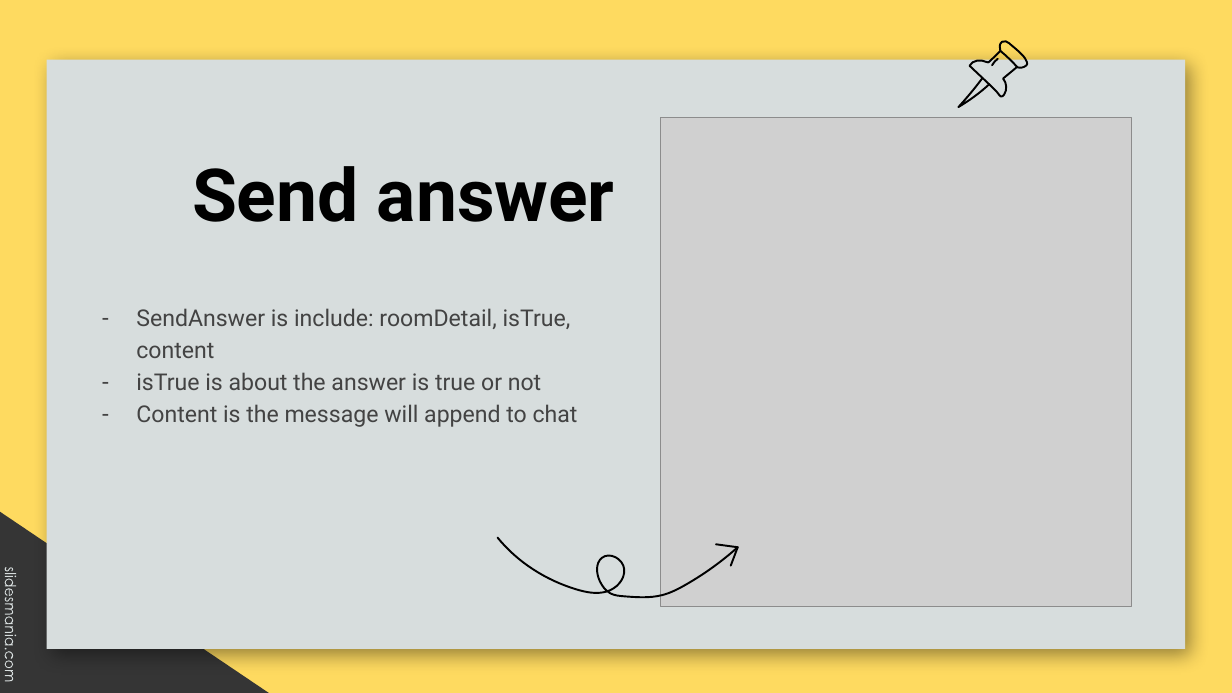
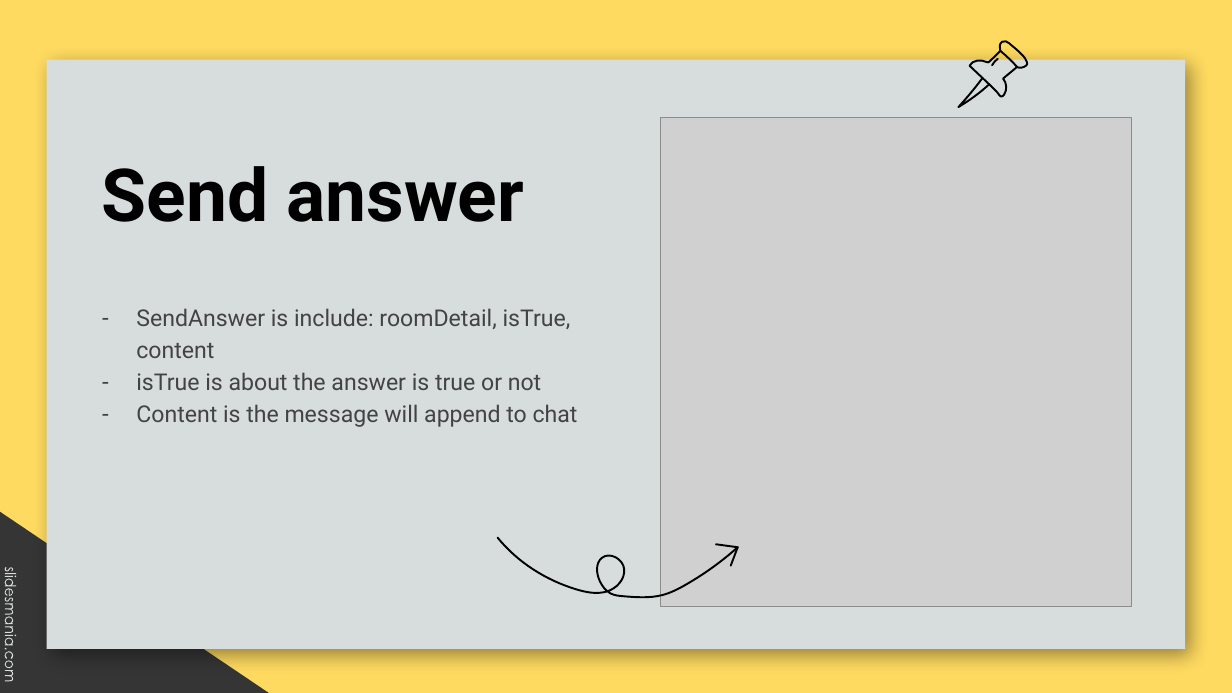
Before and after one commit to evmosss/Qt-DuoiHinhBatChu, a slide deck: slide 14 of report/report.pptx (slide 9 before the commit). Drawn at 1232x693 pixels with LibreOffice and Linux fonts; fonts in the diff are those of the drawing; grey boxes stand for pictures; background and template pictures are left out. Boxes give left, top, right and bottom in pixels: in the first picture for what was removed or moved away, otherwise in the second. Text is boxed around its words. In the diff, an @@ line names an element or a change of style, - is before the commit and + after.

```diff
--- a/report/report.pptx
+++ b/report/report.pptx
@@ title "Send answer" at [102, 166, 524, 222]: alignment right to left @@
```
Also in this commit, not shown: 14 other slides changed, 8 slides added, 10 slides removed, 7 other files.
